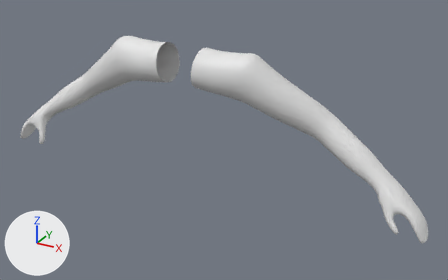
The FBX model Assets/Models/viewmodel.fbx, before and after one commit.
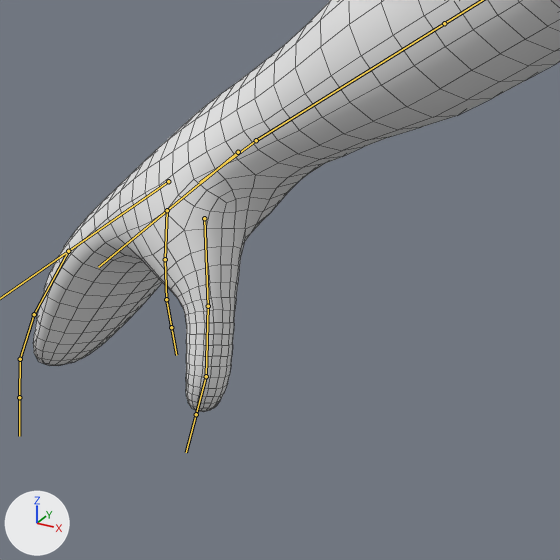
Each version appears first whole from a 50 mm camera at (1.017, -1.59, 0.561) aimed at (0.111, 0.058, -0.263), and next in a close-up on the part from 4% to 19% of the width and 33% to 58% of the height. The lights are fixed; the arrows at lower left show +X, +Y and +Z. Both versions are drawn at frame 1 of the action 'armrig|right thumb'; the numbers are the values there. The bones that bend it are drawn over the model as lines in the close-ups. The close-ups show mesh edges as thin lines.

In view in the first close-up: 'arms'.
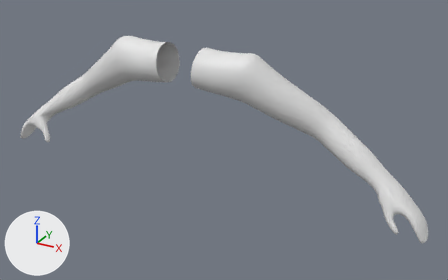
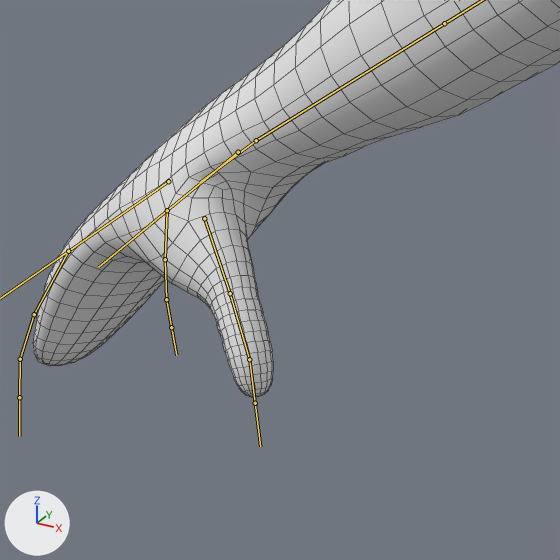
What the commit changed:
Bone 'DEF-thumb.01.R' (bone_def_thumb_01_r) turns from (-26, -6, -26) to (-49, -14, -31) degrees about its own x, y and z.

Pixel boxes [x1, y1, x2, y2] of what changed, in the close-ups (560 x 560 px):
'arms', posed
    before: [33, 0, 560, 412]
    after: [33, 0, 560, 397]
bone 'DEF-thumb.01.R', root to tip
    before: (204, 218) to (208, 306)
    after: (204, 218) to (230, 293)
